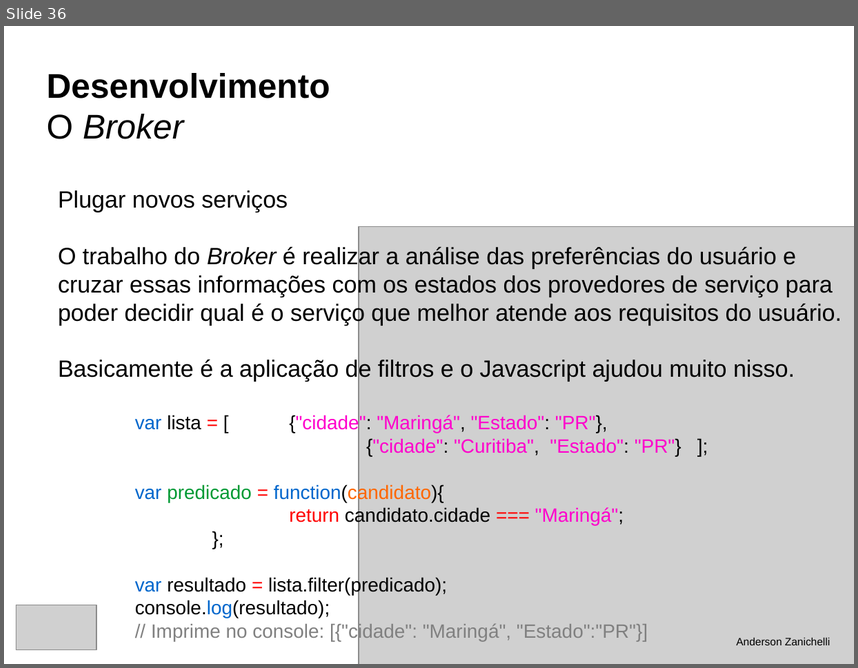
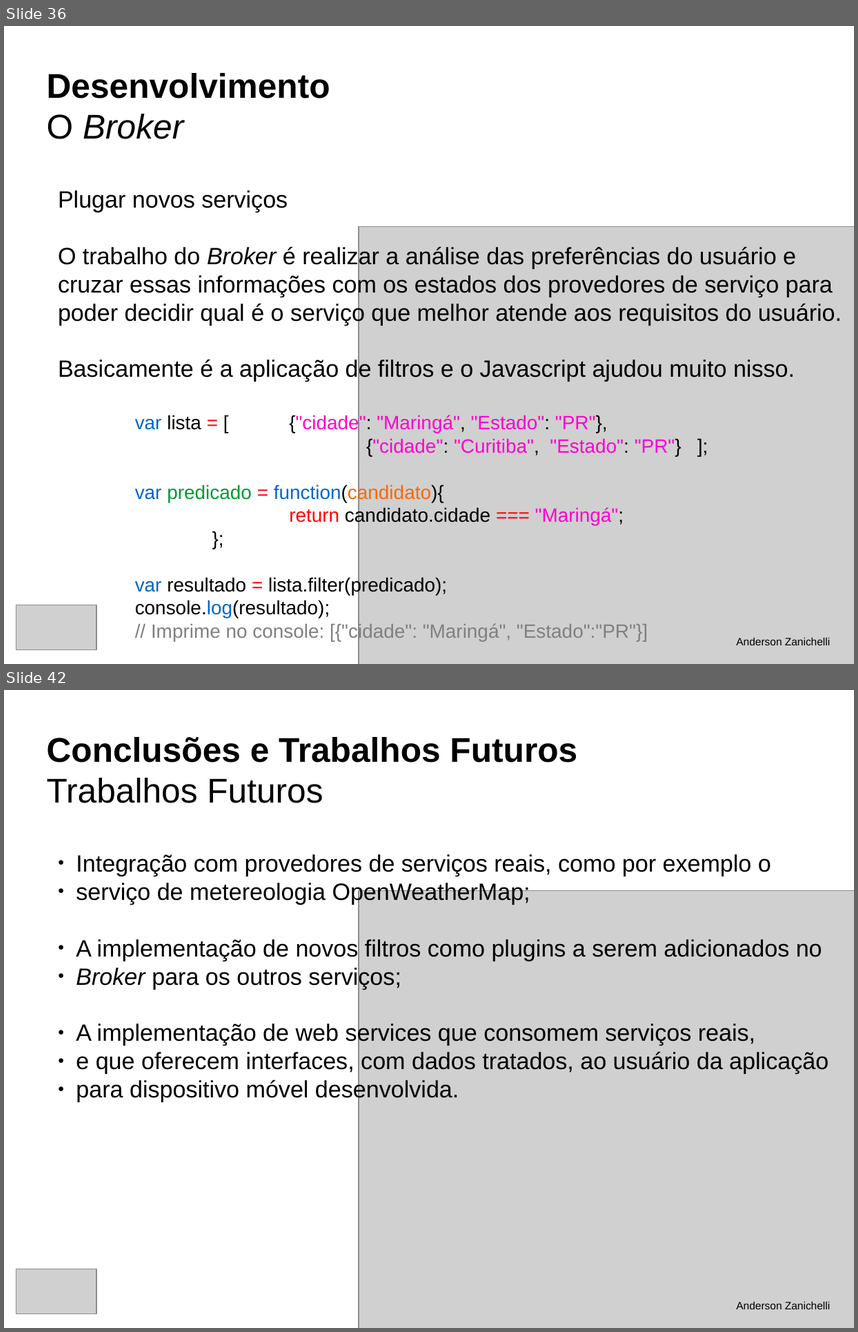
Before and after one commit to andersonzanichelli/tcc-informatica, a slide deck: defesa.odp. Shown one above the other, each under a label of ours: slide 36 before the commit, slides 36 and 42 after it; the slides between them are not shown. The pictures are 858x668 and 858x1332 pixels, drawn with LibreOffice and Linux fonts; fonts in the diff are those of the drawing; grey boxes stand for pictures. Boxes give left, top, right and bottom in pixels: in the first picture for what was removed or moved away, otherwise in the second. Text is boxed around its words. In the diff, an @@ line names an element or a change of style, - is before the commit and + after.

```diff
--- a/defesa.odp
+++ b/defesa.odp
@@ slide 42 added at (4, 690, 854, 1328), background #FFFFFF @@
@@ title added at (47, 737, 577, 803), 32 pt, text #000000, bold @@
+Conclusões e Trabalhos Futuros
+Trabalhos Futuros
@@ text added at (76, 854, 829, 1102), 22 pt, text #000000 @@
+● Integração com provedores de serviços reais, como por exemplo o
+● serviço de metereologia OpenWeatherMap;
+● A implementação de novos filtros como plugins a serem adicionados no
+● Broker para os outros serviços;
+● A implementação de web services que consomem serviços reais,
+● e que oferecem interfaces, com dados tratados, ao usuário da aplicação
+● para dispositivo móvel desenvolvida.
@@ picture added at (359, 891, 854, 1328) @@
@@ picture added at (16, 1268, 96, 1314) @@
@@ text added at (736, 1301, 830, 1309), 10 pt, text #000000 @@
+Anderson Zanichelli
```
Also in this commit, not shown: 2 slides changed, 7 other slides added, 1 slide removed, 5 other files.
